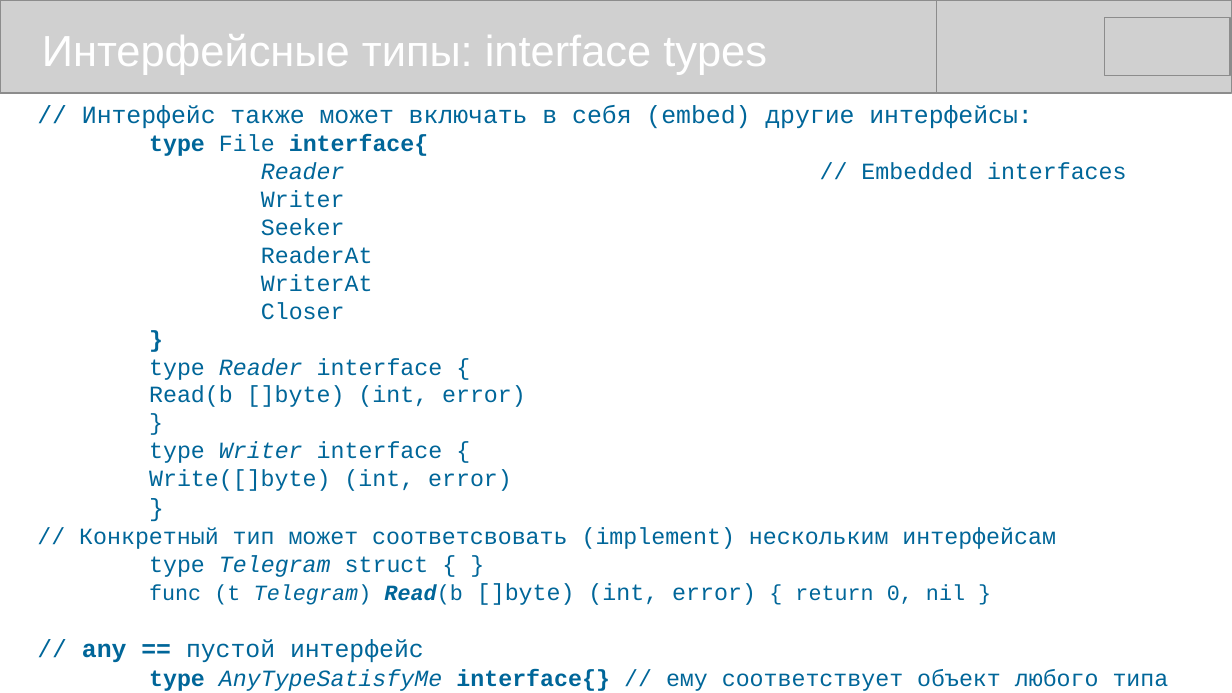
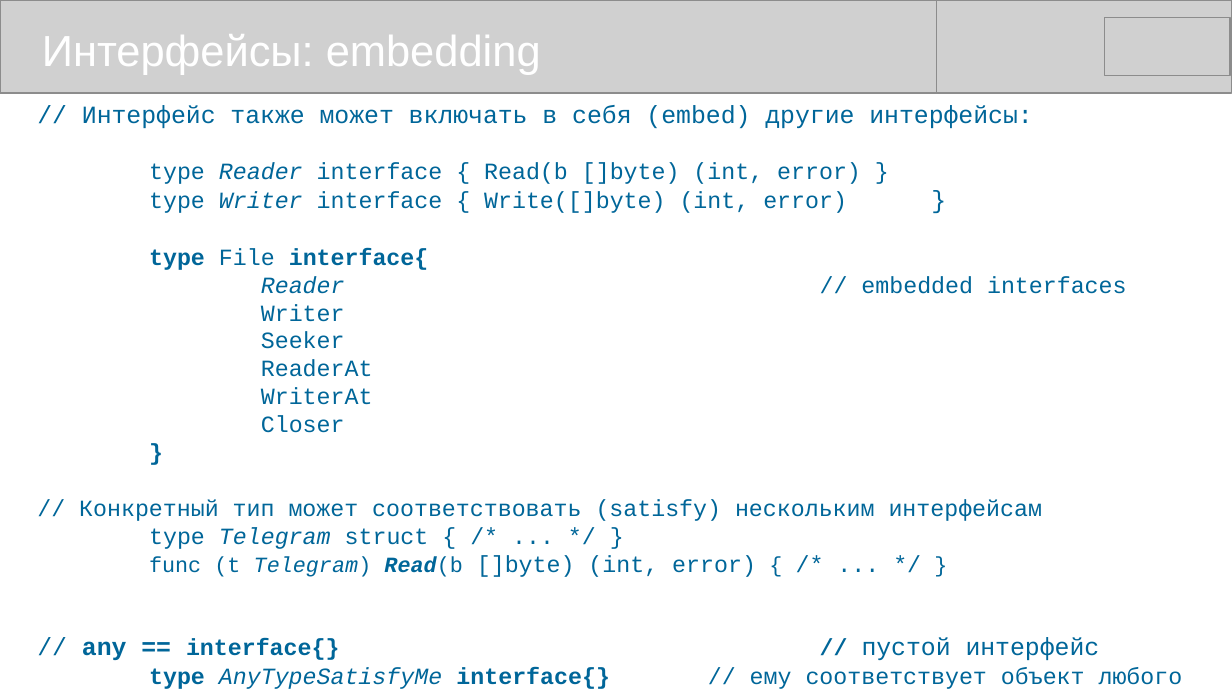
Before and after one commit to mike-shock/Go_language, a slide deck: slide 27 of Go_Preview.odp. Drawn at 1232x693 pixels with LibreOffice and Linux fonts; fonts in the diff are those of the drawing; grey boxes stand for pictures. Boxes give left, top, right and bottom in pixels: in the first picture for what was removed or moved away, otherwise in the second. Text is boxed around its words. In the diff, an @@ line names an element or a change of style, - is before the commit and + after.

```diff
--- a/Go_Preview.odp
+++ b/Go_Preview.odp
@@ text at box(42, 34, 541, 75): text changed @@
-Интерфейсные типы: interface types
+Интерфейсы: embedding
@@ text at box(149, 162, 861, 213): paragraphs added @@
+type Reader interface { Read(b []byte) (int, error) }
+type Writer interface { Write([]byte) (int, error) }
@@ text at box(261, 276, 345, 294): text changed @@
-Reader // Embedded interfaces
+Reader // embedded interfaces
@@ text at box(79, 499, 1043, 660): text changed @@
-type Reader interface {
-Read(b []byte) (int, error)
-}
-type Writer interface {
-Write([]byte) (int, error)
-}
-// Конкретный тип может соответсвовать (implement) нескольким интерфейсам
-type Telegram struct { }
-func (t Telegram) Read(b []byte) (int, error) { return 0, nil }
-// any == пустой интерфейс
+// Конкретный тип может соответствовать (satisfy) нескольким интерфейсам
+type Telegram struct { /* ... */ }
+func (t Telegram) Read(b []byte) (int, error) { /* ... */ }
+// any == interface{} // пустой интерфейс
```
Also in this commit, not shown: 9 other slides changed, 1 other file.
